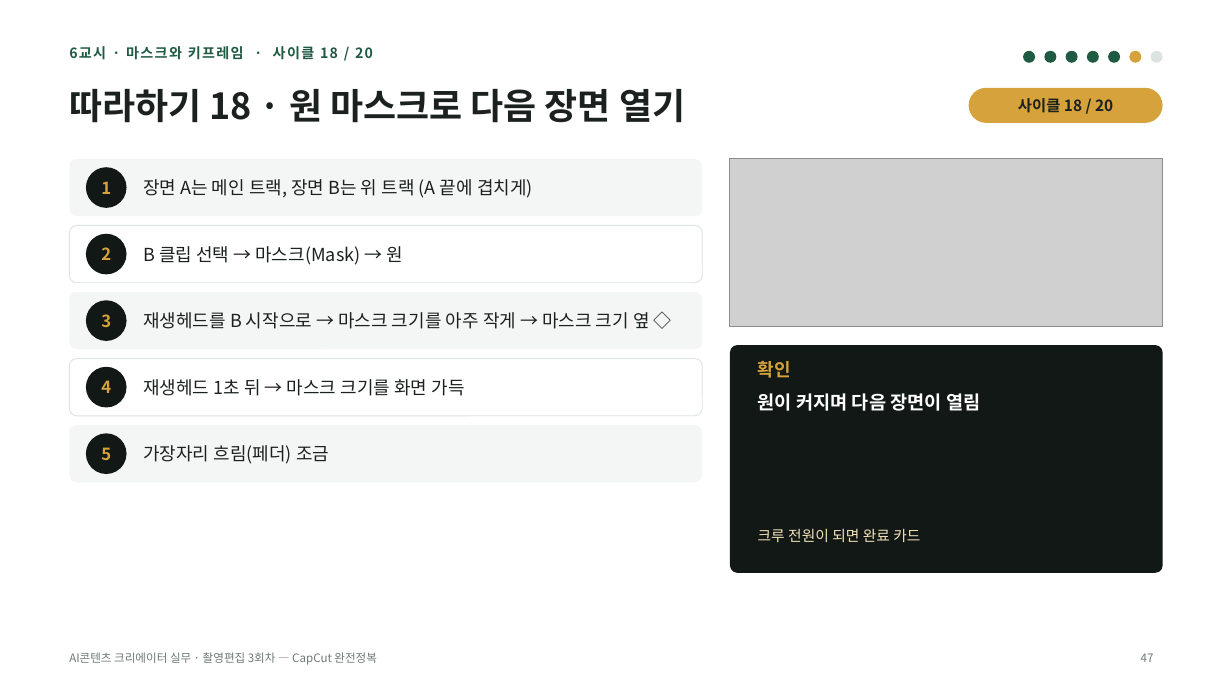
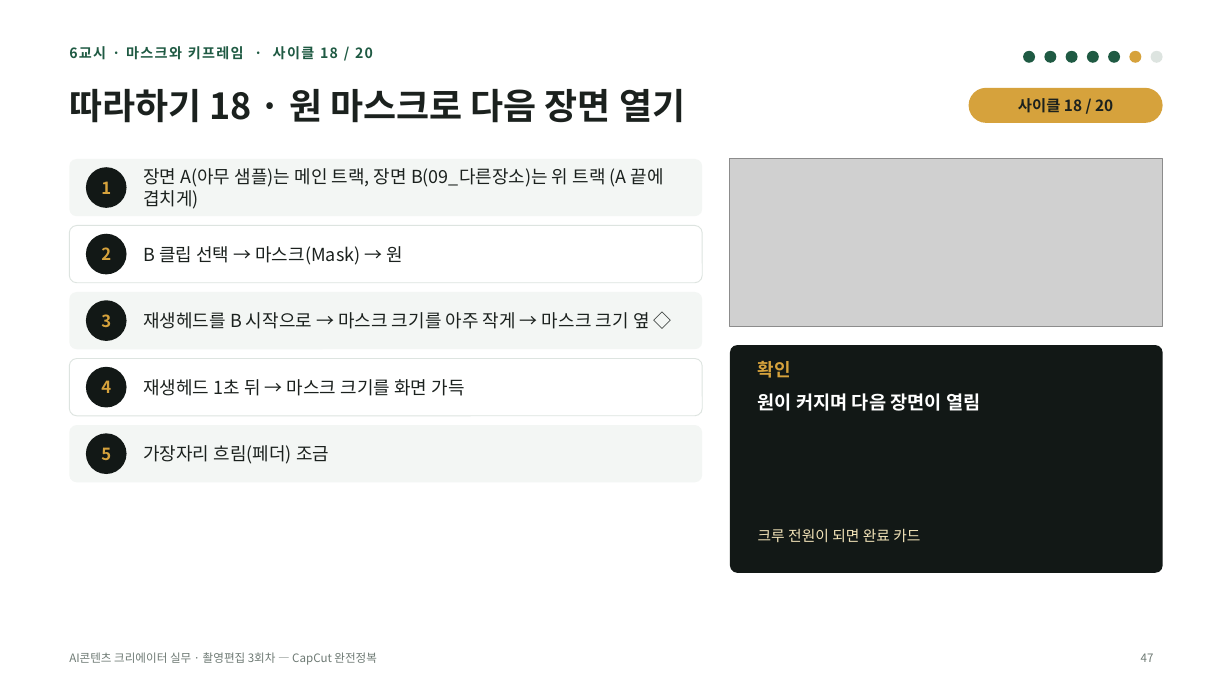
Before and after one commit to yujida/MARUBIT, a slide deck: slide 47 of lectures/03/3회차_CapCut완전정복_슬라이드.pptx. Drawn at 1232x693 pixels with LibreOffice and Linux fonts; fonts in the diff are those of the drawing; grey boxes stand for pictures. Boxes give left, top, right and bottom in pixels: in the first picture for what was removed or moved away, otherwise in the second. Text is boxed around its words. In the diff, an @@ line names an element or a change of style, - is before the commit and + after.

```diff
--- a/lectures/03/3회차_CapCut완전정복_슬라이드.pptx
+++ b/lectures/03/3회차_CapCut완전정복_슬라이드.pptx
@@ text at [143,168,664,209]: text changed @@
-장면 A는 메인 트랙, 장면 B는 위 트랙 (A 끝에 겹치게)
+장면 A(아무 샘플)는 메인 트랙, 장면 B(09_다른장소)는 위 트랙 (A 끝에 겹치게)
```
Also in this commit, not shown: 22 other slides changed, 2 slides added, 4 other files.
